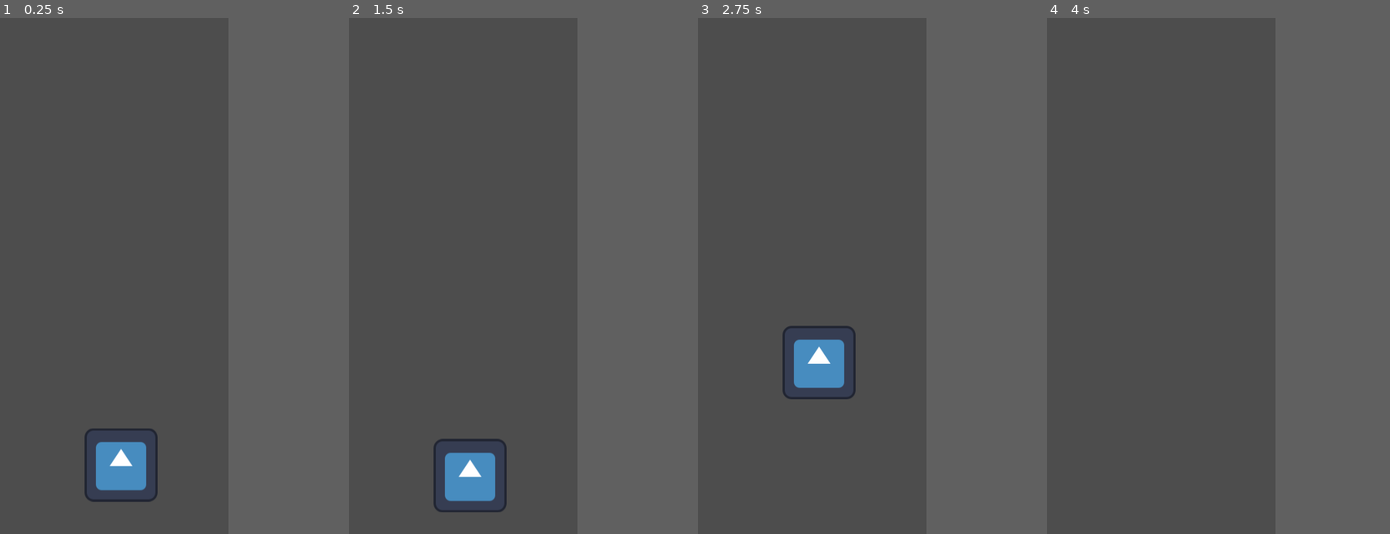
Above: before the commit, frames 1-4 (left to right).
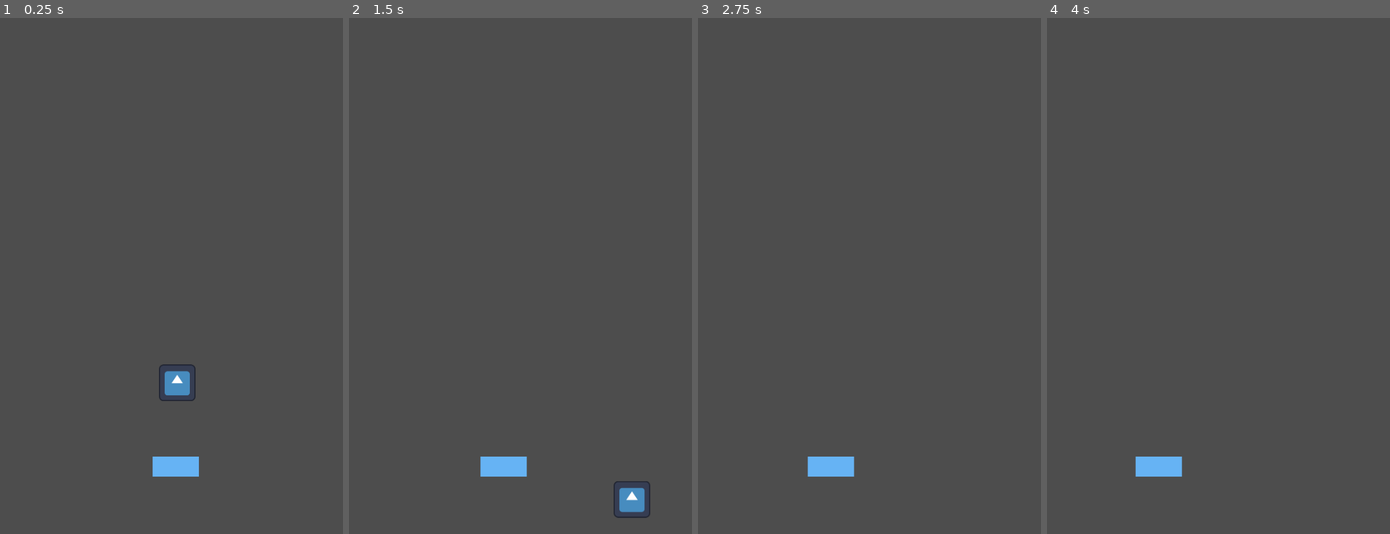
Above: after the commit, the same moments.

Repository: gerritnowald/Godot-jetpack-game
Game: Godot game, scene res://main.tscn
Same seed, same stepped clock (60 frames per second), same inputs: the game is played once before the commit and once after it. The engine's default icon, where the game draws it, is replaced by a stand-in: a white triangle on a blue panel in a dark square.
Inputs:
- Up to frame 1 (0.25 s): no input
- Up to frame 2 (1.5 s): tap Enter (ui_accept) at 0.5, 1.35 s; hold Enter (ui_accept) 0.53-1.28 s; hold Right (ui_right) from 0.53 s (still down)
- Up to frame 3 (2.75 s): tap Enter (ui_accept) at 1.52, 1.82 s; release Right (ui_right) at 2.03 s; hold Left (ui_left) from 2.03 s (still down); hold Enter (ui_accept) from 2.03 s (still down)
- Up to frame 4 (4 s): release Left (ui_left) at 2.78 s; release Enter (ui_accept) at 2.78 s; hold Right (ui_right) from 2.78 s (still down); tap Enter (ui_accept) at 2.85, 3.02, 3.32 s; hold Enter (ui_accept) from 3.53 s (still down)
In our replay, the window is 355x800 before the commit and 533x800 after it. These sizes can differ from the game's own. Grey fills any space a smaller window leaves; there, only what the larger window draws over its background counts as a difference.

The runs differ from the first frame. In frame 1, 2.7% of the frame differs, in the area x 24-58%, y 67-94%; in frame 2, 2.6%; in frame 3, 2.3%; in frame 4, 0.5%.

Commit message:
horizontal movement, platform, boundaries

Diff:
--- /dev/null
+++ b/main.gd
@@ -0,0 +1,11 @@
+extends Node
+
+
+# Called when the node enters the scene tree for the first time.
+func _ready() -> void:
+	pass # Replace with function body.
+
+
+# Called every frame. 'delta' is the elapsed time since the previous frame.
+func _process(delta: float) -> void:
+	$Platform.position.x -= 1
--- a/main.tscn
+++ b/main.tscn
@@ -1,12 +1,39 @@
-[gd_scene load_steps=3 format=3 uid="uid://c3p84otnbx1w4"]
+[gd_scene load_steps=7 format=3 uid="uid://c3p84otnbx1w4"]
 
-[ext_resource type="PackedScene" uid="uid://cxdkmr5u1iwvb" path="res://world.tscn" id="1_abr4y"]
+[ext_resource type="Script" path="res://main.gd" id="1_q5eqr"]
+[ext_resource type="PackedScene" uid="uid://dvb8yjqd4m3ir" path="res://platform.tscn" id="2_qk0k5"]
 [ext_resource type="PackedScene" uid="uid://d31jsvia68ps8" path="res://player.tscn" id="2_wv2yg"]
 
-[node name="Node" type="Node"]
+[sub_resource type="WorldBoundaryShape2D" id="WorldBoundaryShape2D_qhad8"]
+normal = Vector2(1, 0)
+distance = -3.0
 
-[node name="world" parent="." instance=ExtResource("1_abr4y")]
-position = Vector2(212, 794)
+[sub_resource type="WorldBoundaryShape2D" id="WorldBoundaryShape2D_yga6g"]
+normal = Vector2(-1, 0)
+distance = -8.0
+
+[sub_resource type="WorldBoundaryShape2D" id="WorldBoundaryShape2D_jd60p"]
+normal = Vector2(0, 1)
+
+[node name="main" type="Node"]
+script = ExtResource("1_q5eqr")
 
 [node name="player" parent="." instance=ExtResource("2_wv2yg")]
-position = Vector2(212, 751)
+position = Vector2(310, 622)
+
+[node name="Platform" parent="." instance=ExtResource("2_qk0k5")]
+position = Vector2(274, 765)
+
+[node name="boundary" type="StaticBody2D" parent="."]
+position = Vector2(294, 0)
+
+[node name="CollisionShape2D" type="CollisionShape2D" parent="boundary"]
+position = Vector2(-291, 433)
+shape = SubResource("WorldBoundaryShape2D_qhad8")
+
+[node name="CollisionShape2D2" type="CollisionShape2D" parent="boundary"]
+position = Vector2(298, 438)
+shape = SubResource("WorldBoundaryShape2D_yga6g")
+
+[node name="CollisionShape2D3" type="CollisionShape2D" parent="boundary"]
+shape = SubResource("WorldBoundaryShape2D_jd60p")
--- /dev/null
+++ b/platform.tscn
@@ -0,0 +1,15 @@
+[gd_scene load_steps=2 format=3 uid="uid://dvb8yjqd4m3ir"]
+
+[sub_resource type="RectangleShape2D" id="RectangleShape2D_b5mak"]
+size = Vector2(81, 35)
+
+[node name="Platform" type="AnimatableBody2D"]
+metadata/_edit_group_ = true
+
+[node name="CollisionShape2D" type="CollisionShape2D" parent="."]
+position = Vector2(40.5, 17.5)
+shape = SubResource("RectangleShape2D_b5mak")
+
+[node name="Polygon2D" type="Polygon2D" parent="."]
+color = Color(0.4, 0.701961, 0.956863, 1)
+polygon = PackedVector2Array(0, 0, 81, 0, 81, 35, 0, 35)
--- a/player.gd
+++ b/player.gd
@@ -1,28 +1,24 @@
 extends CharacterBody2D
 
 
-const SPEED = 300.0
-const JUMP_VELOCITY = -400.0
+const SPEED = 200.0
 
 
 func _physics_process(delta: float) -> void:
-	# Add the gravity.
+
+	# gravity
 	if not is_on_floor():
-		velocity += get_gravity() * delta
+		velocity += 0.5 * get_gravity() * delta
 
-	# Handle jump.
-	#if Input.is_action_just_pressed("ui_accept") and is_on_floor():
-		#velocity.y = JUMP_VELOCITY
-
-	if Input.is_action_pressed("ui_accept"):
-		velocity -= 2 * get_gravity() * delta
+	if Input.is_action_pressed("up"):
+		velocity -= 2 * 0.5 * get_gravity() * delta
 
 	# Get the input direction and handle the movement/deceleration.
 	# As good practice, you should replace UI actions with custom gameplay actions.
-	#var direction := Input.get_axis("ui_left", "ui_right")
-	#if direction and is_on_floor():
-		#velocity.x = direction * SPEED
-	#else:
-		#velocity.x = move_toward(velocity.x, 0, SPEED/10)
+	var direction := Input.get_axis("ui_left", "ui_right")
+	if direction:
+		velocity.x = direction * SPEED
+	else:
+		velocity.x = move_toward(velocity.x, 0, SPEED/10)
 
 	move_and_slide()
--- a/player.tscn
+++ b/player.tscn
@@ -6,7 +6,8 @@
 [sub_resource type="RectangleShape2D" id="RectangleShape2D_ybtdv"]
 size = Vector2(128, 126)
 
-[node name="CharacterBody2D" type="CharacterBody2D"]
+[node name="Player" type="CharacterBody2D"]
+scale = Vector2(0.5, 0.5)
 script = ExtResource("1_ip08d")
 metadata/_edit_group_ = true
 
--- a/project.godot
+++ b/project.godot
@@ -10,14 +10,14 @@
 
 [application]
 
-config/name="New Game Project"
+config/name="jetpack"
 run/main_scene="res://main.tscn"
 config/features=PackedStringArray("4.3", "Forward Plus")
 config/icon="res://icon.svg"
 
 [display]
 
-window/size/viewport_width=400
+window/size/viewport_width=600
 window/size/viewport_height=900
 
 [input]
@@ -35,10 +35,6 @@
 up={
 "deadzone": 0.5,
 "events": [Object(InputEventKey,"resource_local_to_scene":false,"resource_name":"","device":-1,"window_id":0,"alt_press …(195 unchanged characters)…
+, Object(InputEventKey,"resource_local_to_scene":false,"resource_name":"","device":-1,"window_id":0,"alt_pressed":false,"shift_pressed":false,"ctrl_pressed":false,"meta_pressed":false,"pressed":false,"keycode":0,"physical_keycode":32,"key_label":0,"unicode":32,"location":0,"echo":false,"script":null)
 ]
 }
-down={
-"deadzone": 0.5,
-"events": [Object(InputEventKey,"resource_local_to_scene":false,"resource_name":"","device":-1,"window_id":0,"alt_pressed":false,"shift_pressed":false,"ctrl_pressed":false,"meta_pressed":false,"pressed":false,"keycode":0,"physical_keycode":4194322,"key_label":0,"unicode":0,"location":0,"echo":false,"script":null)
-]
-}
--- a/world.tscn
+++ /dev/null
@@ -1,11 +0,0 @@
-[gd_scene load_steps=2 format=3 uid="uid://cxdkmr5u1iwvb"]
-
-[sub_resource type="WorldBoundaryShape2D" id="WorldBoundaryShape2D_7jao7"]
-distance = -74.0
-
-[node name="StaticBody2D" type="StaticBody2D"]
-position = Vector2(196, 799)
-
-[node name="CollisionShape2D" type="CollisionShape2D" parent="."]
-position = Vector2(2, 0)
-shape = SubResource("WorldBoundaryShape2D_7jao7")
